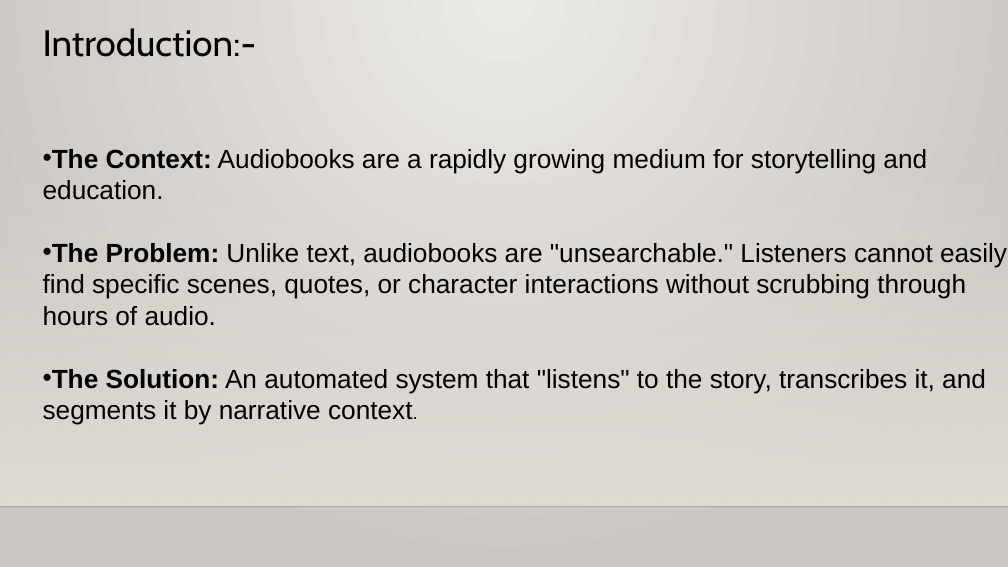
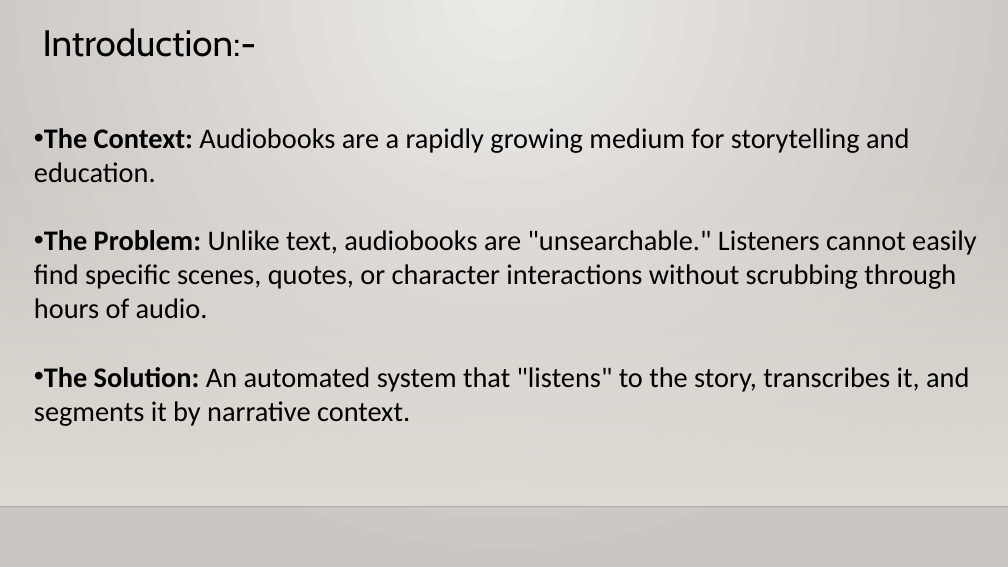
Before and after one commit to Sivashalinimurugesan/Automated-Podcast-Transcription-and-Topic-Segmentation, a slide deck: slide 2 of AI Podcast Transcription.pptx. Drawn at 1008x567 pixels with LibreOffice and Linux fonts; fonts in the diff are those of the drawing; background and template pictures are left out. Boxes give left, top, right and bottom in pixels: in the first picture for what was removed or moved away, otherwise in the second. Text is boxed around its words. In the diff, an @@ line names an element or a change of style, - is before the commit and + after.

```diff
--- a/AI Podcast Transcription.pptx
+++ b/AI Podcast Transcription.pptx
@@ text "The Context: Audiobooks are a ..." moved from (x1=43, y1=149, x2=1007, y2=425) to (x1=34, y1=128, x2=977, y2=426) @@
@@ text "The Context: Audiobooks are a ..." at (x1=34, y1=128, x2=977, y2=426): size 25 to 27 pt, font Arial to Calibri; size 18 to 27 pt in "context." @@
```
Also in this commit, not shown: 10 other slides changed, 1 slide added.
